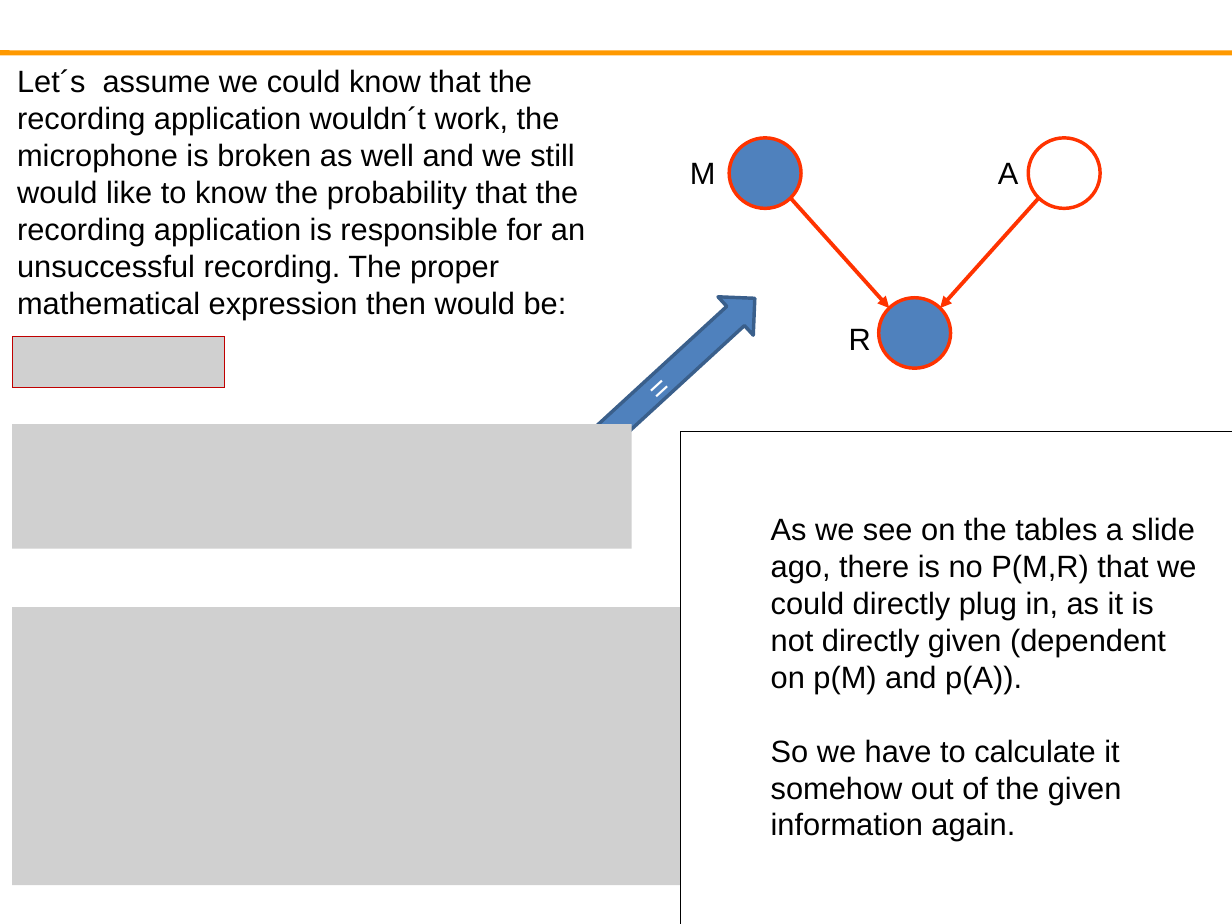
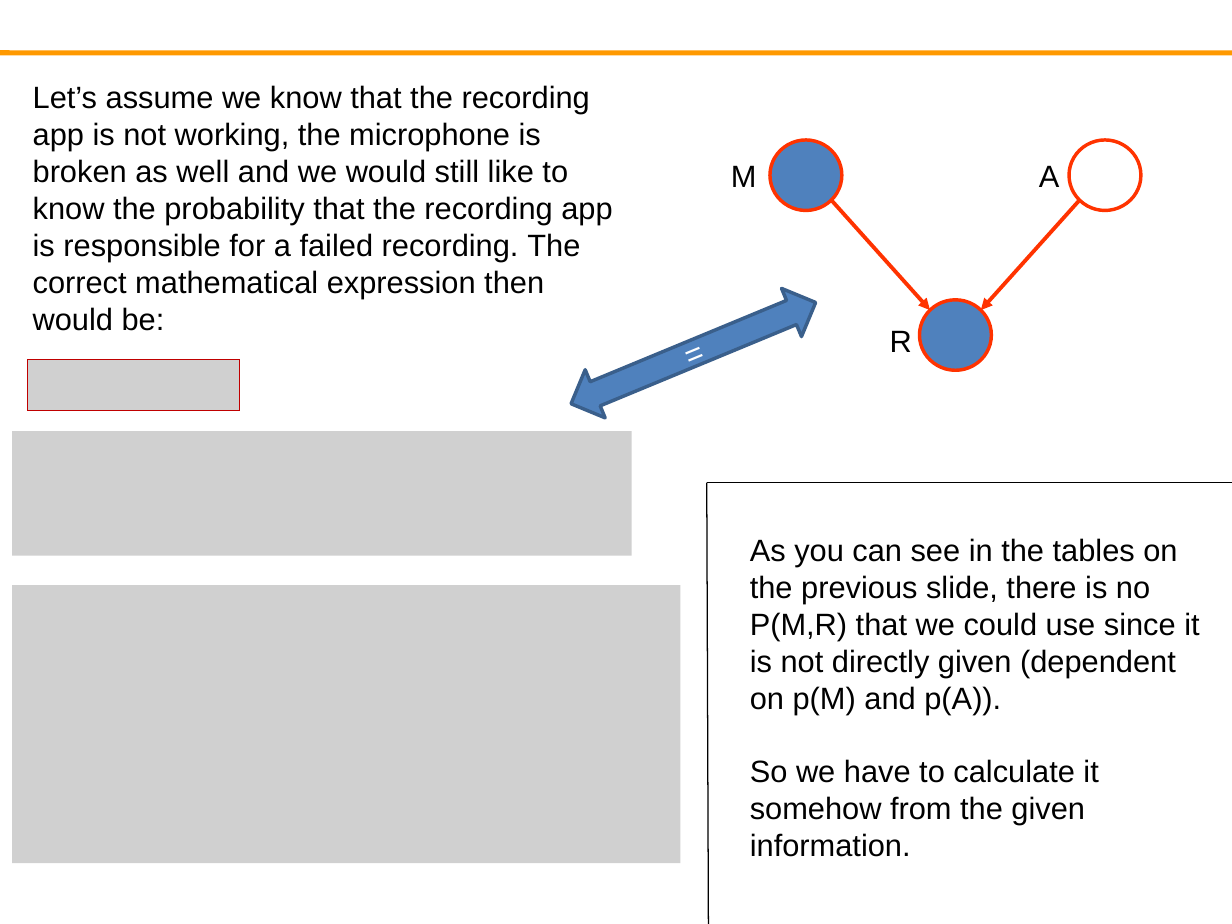
Before and after one commit to fabian9697/IANN_group30, a slide deck: slide 10 of Homework_Neuroinformatic/Assignment 1/Task12_Group30.pptx. Drawn at 1232x924 pixels with LibreOffice and Linux fonts; fonts in the diff are those of the drawing; grey boxes stand for pictures; background and template pictures are left out. Boxes give left, top, right and bottom in pixels: in the first picture for what was removed or moved away, otherwise in the second. Text is boxed around its words. In the diff, an @@ line names an element or a change of style, - is before the commit and + after.

```diff
--- a/Homework_Neuroinformatic/Assignment 1/Task12_Group30.pptx
+++ b/Homework_Neuroinformatic/Assignment 1/Task12_Group30.pptx
@@ text at (33,85,612,331): text changed @@
-Let´s assume we could know that the recording application wouldn´t work, the microphone is broken as well and we still would like to know the probability that the recording application is responsible for an unsuccessful recording. The proper mathematical expression then would be:
+Let’s assume we know that the recording app is not working, the microphone is broken as well and we would still like to know the probability that the recording app is responsible for a failed recording. The correct mathematical expression then would be:
@@ 3 texts, 3 ellipses, 2 arrows: place and size @@
-3 texts, 3 ellipses, 2 arrows at (690,138,1100,368)
+3 texts, 3 ellipses, 2 arrows at (731,140,1141,370)
@@ left right arrow "=" at (561,278,825,427): rotation 317 to 337 degrees @@
@@ picture: place and size @@
-picture at (12,336,224,388)
+picture at (27,360,239,411)
@@ picture: place and size @@
-picture at (12,424,632,548)
+picture at (12,431,632,556)
@@ line moved from (680, 431) - (680, 924) to (707, 483) - (708, 924) @@
@@ line moved from (680, 431) - (1232, 431) to (707, 483) - (1232, 483) @@
@@ text at (750,538,1199,857): text changed @@
-As we see on the tables a slide ago, there is no P(M,R) that we could directly plug in, as it is not directly given (dependent on p(M) and p(A)).
-So we have to calculate it somehow out of the given information again.
+As you can see in the tables on the previous slide, there is no P(M,R) that we could use since it is not directly given (dependent on p(M) and p(A)).
+So we have to calculate it somehow from the given information.
@@ picture: place and size @@
-picture at (12,607,680,886)
+picture at (12,585,680,864)
```
Also in this commit, not shown: 11 other slides changed.
